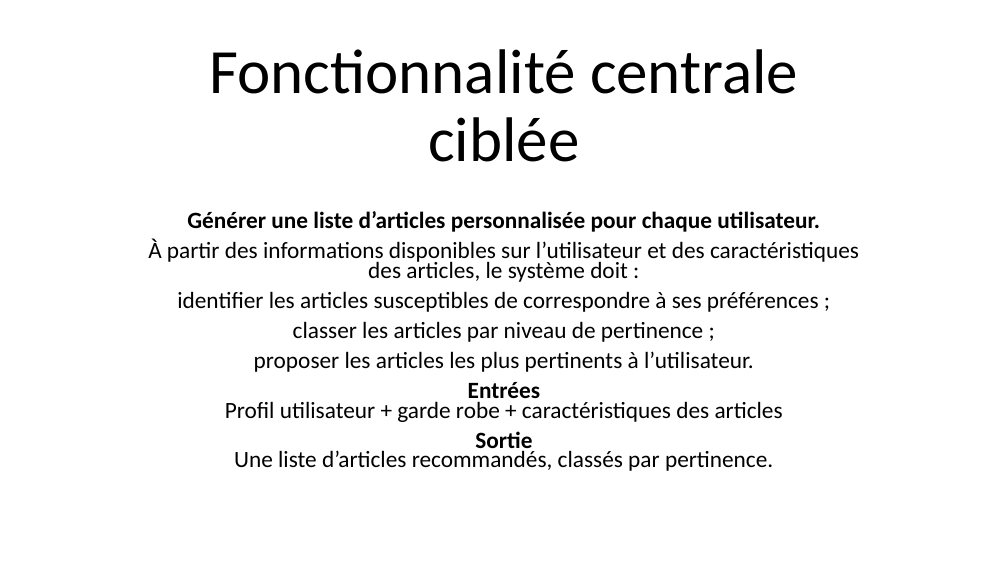
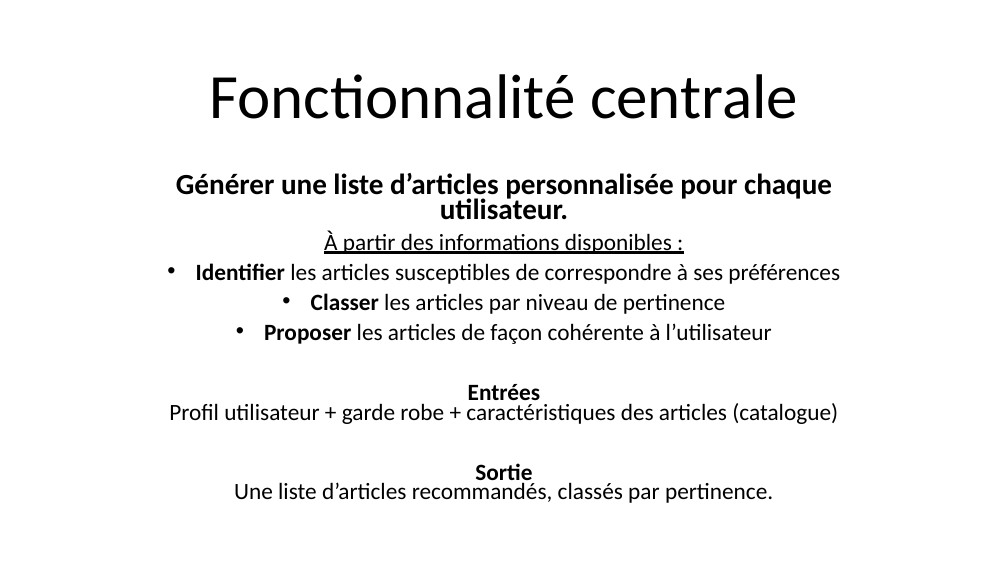
Before and after one commit to Ace4teaM/OCR-FashionInsta, a slide deck: slide 4 of POC.pptx (slide 3 before the commit). Drawn at 1008x567 pixels with LibreOffice and Linux fonts; fonts in the diff are those of the drawing. Boxes give left, top, right and bottom in pixels: in the first picture for what was removed or moved away, otherwise in the second. Text is boxed around its words. In the diff, an @@ line names an element or a change of style, - is before the commit and + after.

```diff
--- a/POC.pptx
+++ b/POC.pptx
@@ title at bbox=[210, 74, 798, 119]: text changed @@
-Fonctionnalité centrale ciblée
+Fonctionnalité centrale
@@ subtitle "Générer une liste d’articles personnalisée ...": place and size @@
-subtitle "Générer une liste d’articles personnalisée ..." at bbox=[148, 211, 859, 471]
+subtitle "Générer une liste d’articles personnalisée ..." at bbox=[169, 173, 840, 503]
@@ subtitle at bbox=[176, 173, 832, 220]: size 22.2 to 27.8 pt in "Générer une liste d’articles personnalisée pour chaque ..." @@
@@ subtitle at bbox=[169, 230, 840, 424]: text changed @@
-À partir des informations disponibles sur l’utilisateur et des caractéristiques des articles, le système doit :
-identifier les articles susceptibles de correspondre à ses préférences ;
-classer les articles par niveau de pertinence ;
-proposer les articles les plus pertinents à l’utilisateur.
-Entrées
-Profil utilisateur + garde robe + caractéristiques des articles
+À partir des informations disponibles :
+• Identifier les articles susceptibles de correspondre à ses préférences
+• Classer les articles par niveau de pertinence
+• Proposer les articles de façon cohérente à l’utilisateur
+Entrées
+Profil utilisateur + garde robe + caractéristiques des articles (catalogue)
```
Also in this commit, not shown: 13 other slides changed, 2 slides added, 4 slides removed, 2 other files.
